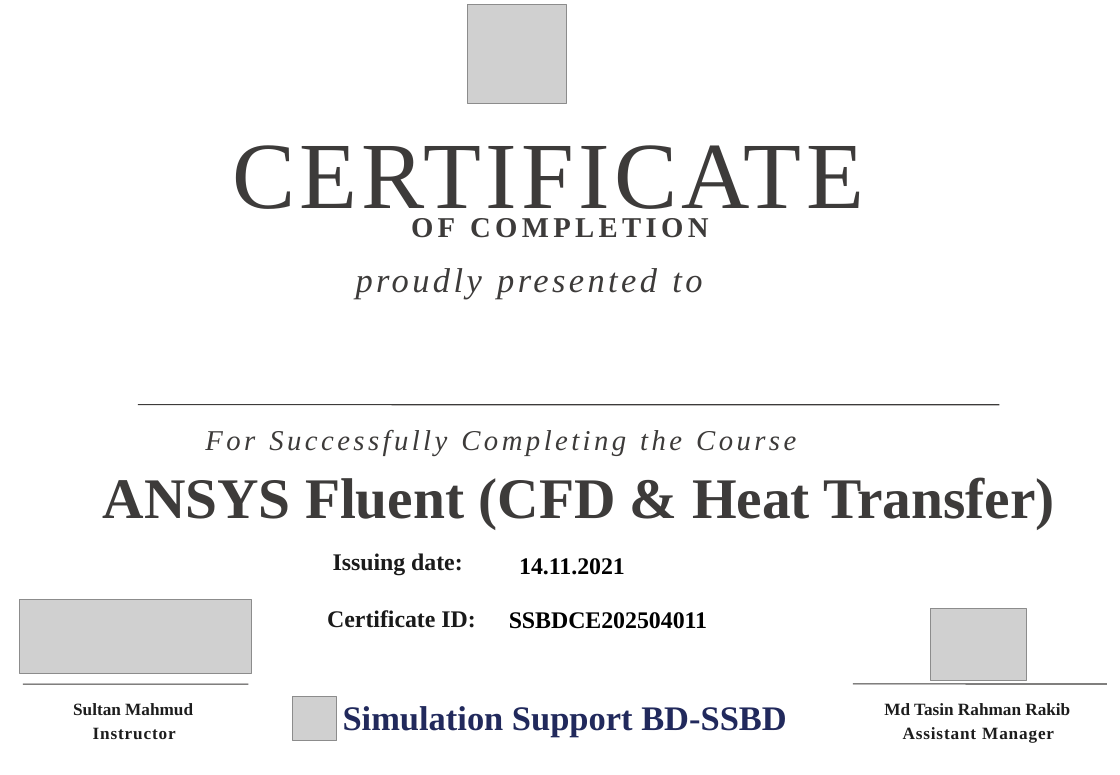
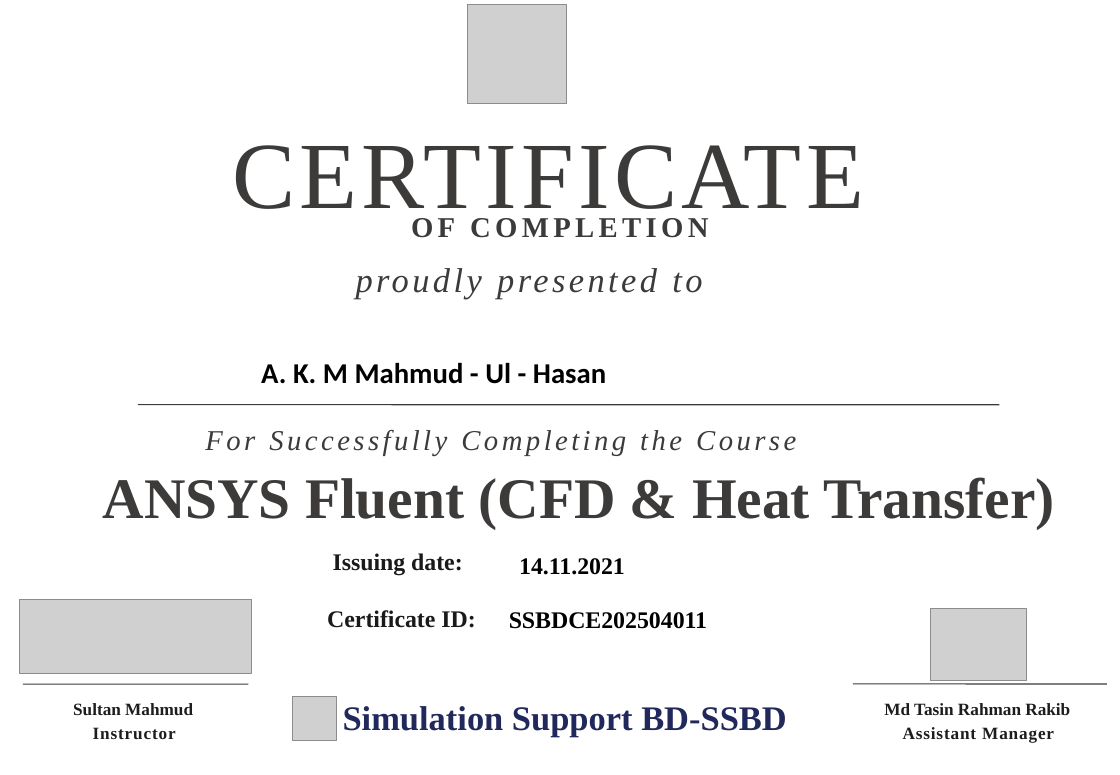
Before and after one commit to T-dot-prog/ssbd_website, a slide deck: slide 1 of pptx_src/Certificate.pptx. Drawn at 1120x775 pixels with LibreOffice and Linux fonts; fonts in the diff are those of the drawing; grey boxes stand for pictures; background and template pictures are left out. Boxes give left, top, right and bottom in pixels: in the first picture for what was removed or moved away, otherwise in the second. Text is boxed around its words. In the diff, an @@ line names an element or a change of style, - is before the commit and + after.

```diff
--- a/pptx_src/Certificate.pptx
+++ b/pptx_src/Certificate.pptx
@@ text added at <box>261,363,606,384</box>, 20 pt, text #000000, bold @@
+A. K. M Mahmud - Ul - Hasan
```
Also in this commit, not shown: 1 slide added, 12 other files.
